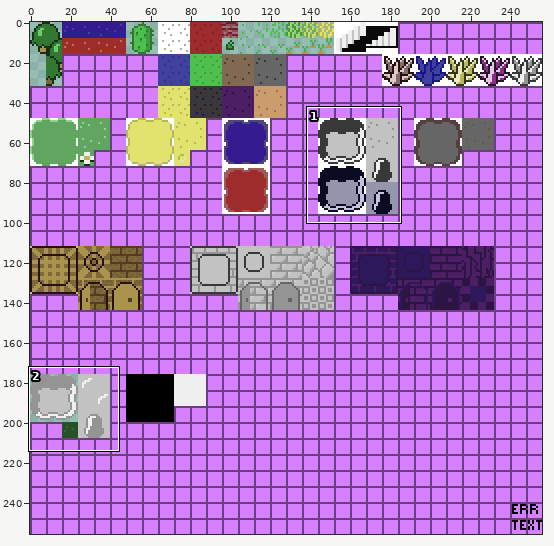
One commit to this sprite sheet: src/main/resources/resources/textures/tiles.png. Above: a wide view before the commit, with the close-up outlined.
Close-up. As it was:
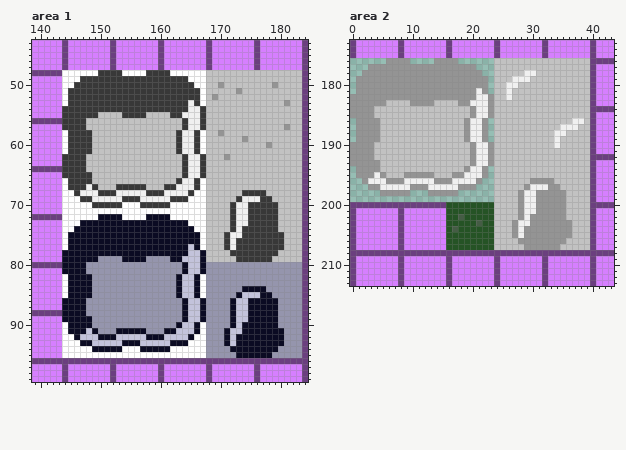
The file is 256x256 pixels. Colours within 5 levels of each other are drawn and written as one. Shown: area 1: x 139..184, y 43..99; area 2: x 0..43, y 173..213.
After:
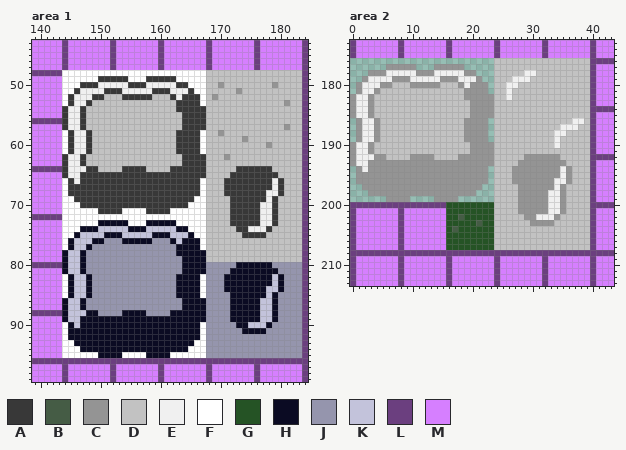
Palette (. is transparent): A #383838  B #455c45  C #949494  D #c2c2c2  E #f0f0f0  F #ffffff  G #255325  H #0b0b23  J #9595ad  K #c3c3db  L #6b3f7f  M #d67fff
Edits made:
Changed rows in their new state; - is an unchanged pixel.
Area 1:
first column x 145:
 48 -----FFFF----FFFF-------------------
 49 --FFF-----FFF-----FF----------------
 50 -F---EEEEE---EEEEE--F---------------
 51 F-EEEE---EEEEE---EEE-F--------------
 52 -EEE--DDD-----DDD-E-----------------
 53 -EE-DDDDDDDDDDDDDD--A---------------
 54 EE-DDDDDDDDDDDDDDD--AA--------------
 55 EE-DD----DDDD----DDAAA--------------
 56 EE------------------AA--------------
 57 EE------------------AA--------------
 58 -EE----------------AA---------------
 59 -EE----------------AA---------------
 60 -EE----------------AA---------------
 61 -EE----------------AA---------------
 62 EE------------------AA--------------
 63 EE------------------AA--------------
 64 EEEAA----AAAA----AA-AA------AAAAAA--
 65 EE--AAAAAAAAAAAAAAA-AA-----AAAAAAAA-
 66 -E--AAAAAAAAAAAAAA-AA-----AAAAAAAAEA
 67 ---A-AAA-----AAA--AAA-----AAAAAAAAEA
 68 A-AAA---AAAAA---AAAA-A----AAA----EEA
 69 -A--AAAAA---AAAAA---A------A-AAA-EA-
 70 --AA-----AAA-----AAA--------AA--EE--
 71 -----AAAA----AAAA-----------AA--EE--
 72 -----FFFF----FFFF-----------AA--EE--
 73 --FFF-----FFF-----FF--------AA--EE--
 74 -F---KKKKK---KKKKK--F------DA-EEE-D-
 75 F-KKKK---KKKKK---KKK-F----DDD----DDD
 76 -KKK--JJJ-----JJJ-K-------DDDDDDDDDD
 77 -KK-JJJJJJJJJJJJJJ--H-----DDDDDDDDDD
 78 KK-JJJJJJJJJJJJJJJ--HH-----DDDDDDDD-
 79 KK-JJ----JJJJ----JJHHH------DDDDDD--
 80 KK------------------HH------HHHHHH--
 81 KK------------------HH-----HHHHHHHH-
 82 -KK----------------HH-----HHHHHHHHKH
 83 -KK----------------HH-----HHHHHHHHKH
 84 -KK----------------HH-----HHH----KKH
 85 -KK----------------HH------H-HHH-KH-
 86 KK------------------HH------HH--KK--
 87 KK------------------HH------HH--KK--
 88 KKKHH----HHHH----HH-HH------HH--KK--
 89 KK--HHHHHHHHHHHHHHH-HH------HH--KK--
 90 -K--HHHHHHHHHHHHHH-HH------JH-KKK-J-
 91 ---H-HHH-----HHH--HHH-----JJJ----JJJ
 92 H-HHH---HHHHH---HHHH-H----JJJJJJJJJJ
 93 -H--HHHHH---HHHHH---H-----JJJJJJJJJJ
 94 --HH-----HHH-----HHH-------JJJJJJJJ-
 95 -----HHHH----HHHH-----------JJJJJJ--
Area 2:
first column x 1:
176 -----....----....-------------------
177 --...-----...-----..----------------
178 -.---EEEEE---EEEEE--.---------------
179 .-EEEE---EEEEE---EEE-.--------------
180 -EEE--DDD-----DDD-E-----------------
181 -EE-DDDDDDDDDDDDDD--C---------------
182 EE-DDDDDDDDDDDDDDD--CC--------------
183 EE-DD----DDDD----DDCCC--------------
184 EE------------------CC--------------
185 EE------------------CC--------------
186 -EE----------------CC---------------
187 -EE----------------CC---------------
188 -EE----------------CC---------------
189 -EE----------------CC---------------
190 EE------------------CC--------------
191 EE------------------CC--------------
192 EEECC----CCCC----CC-CC------CCCCCC--
193 EE--CCCCCCCCCCCCCCC-CC-----CCCCCCCC-
194 -E--CCCCCCCCCCCCCC-CC-----CCCCCCCCEC
195 ---C-CCC-----CCC--CCC-----CCCCCCCCEC
196 C-CCC---CCCCC---CCCC-C----CCC----EEC
197 -C--CCCCC---CCCCC---C------C-CCC-EC-
198 --CC-----CCC-----CCC--------CC--EE--
199 -----CCCC----CCCC-----------CC--EE--
200 ----------------------------CC--EE--
201 ----------------------------CC--EE--
202 ---------------------------DC-EEE-D-
203 --------------------------DDD----DDD
204 --------------------------DDDDDDDDDD
205 --------------------------DDDDDDDDDD
206 ---------------------------DDDDDDDD-
207 ----------------------------DDDDDD--
